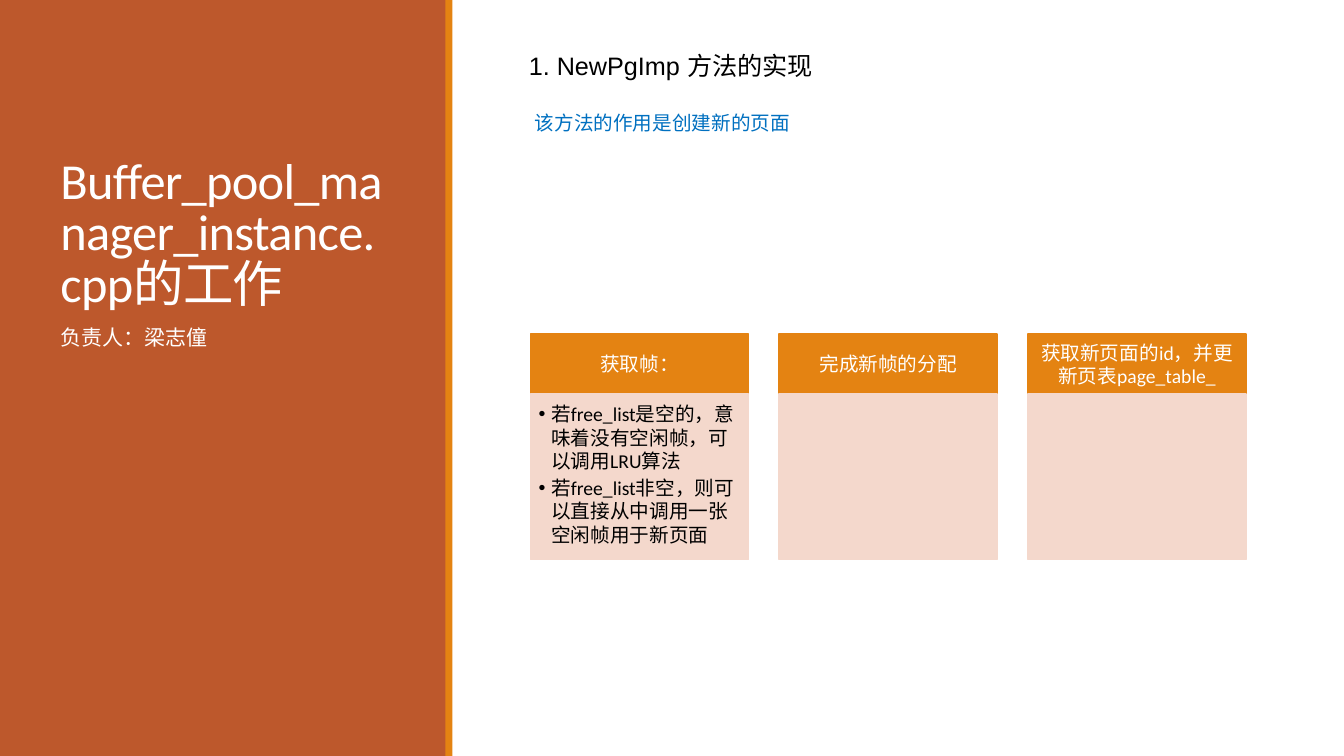
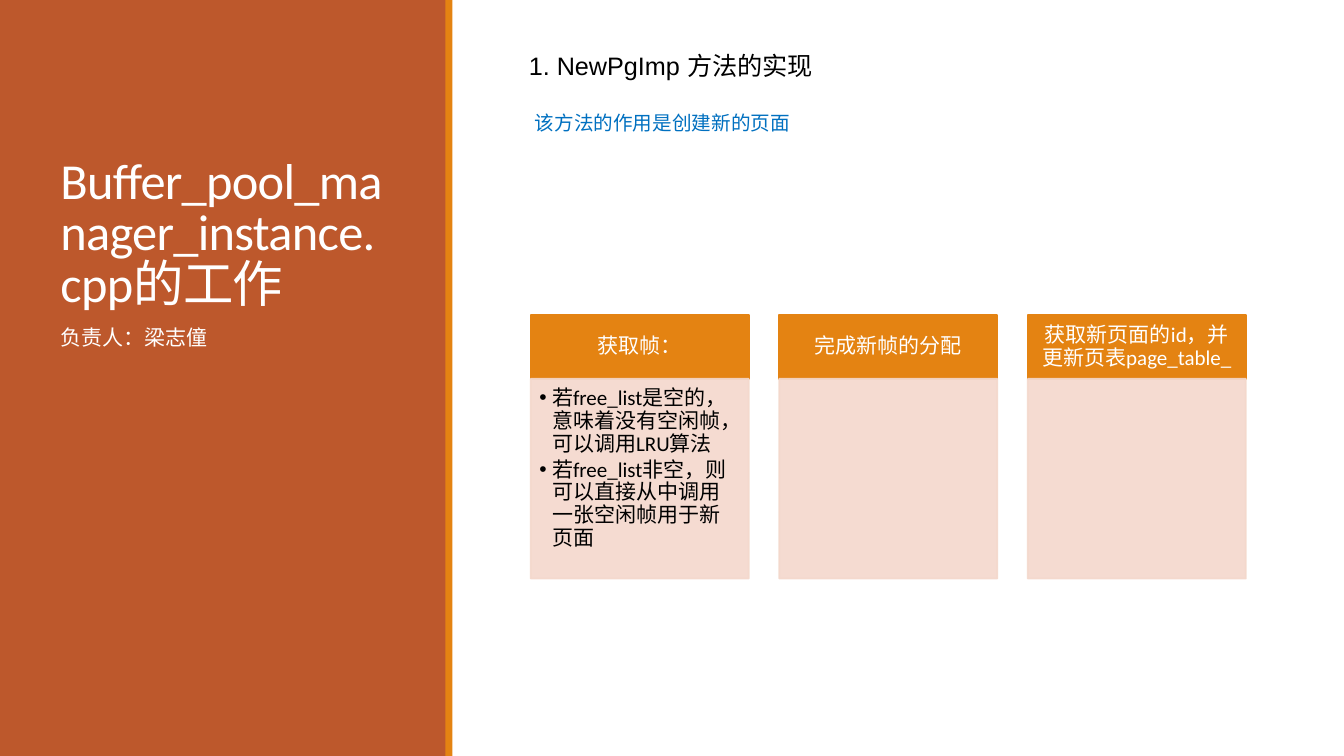
Before and after one commit to SDataBaseGroup/Database-lab, a slide deck: slide 10 of 缓冲区管理器与B+树的总ppt.pptx (slide 9 before the commit). Drawn at 1344x756 pixels with LibreOffice and Linux fonts; fonts in the diff are those of the drawing. Boxes give left, top, right and bottom in pixels: in the first picture for what was removed or moved away, otherwise in the second. Text is boxed around its words. In the diff, an @@ line names an element or a change of style, - is before the commit and + after.

```diff
--- a/缓冲区管理器与B+树的总ppt.pptx
+++ b/缓冲区管理器与B+树的总ppt.pptx
@@ text "获取帧：": place and size @@
-text "获取帧：" at (600,354,678,373)
+text "获取帧：" at (598,335,682,355)
@@ rectangle: place and size @@
-rectangle at (530,335,748,394)
+rectangle at (530,316,748,379)
@@ text "完成新帧的分配": place and size @@
-text "完成新帧的分配" at (819,354,956,373)
+text "完成新帧的分配" at (815,335,962,355)
@@ rectangle: place and size @@
-rectangle at (779,335,997,394)
+rectangle at (779,316,997,379)
@@ size 14 to 15 pt; line spacing 1 to 0.9 in 4 elements at (552,387,741,547), (598,335,682,355), (815,335,962,355), (1042,324,1231,369) @@
@@ text "获取新页面的id，并更新页表page_table_": place and size @@
-text "获取新页面的id，并更新页表page_table_" at (1041,343,1233,387)
+text "获取新页面的id，并更新页表page_table_" at (1042,324,1231,369)
@@ rectangle: place and size @@
-rectangle at (1028,335,1246,394)
+rectangle at (1028,316,1246,379)
@@ text "若free_list是空的，意味着没有空闲帧，可以调用LRU算法": place and size @@
-text "若free_list是空的，意味着没有空闲帧，可以调用LRU算法" at (551,404,734,544)
+text "若free_list是空的，意味着没有空闲帧，可以调用LRU算法" at (552,387,741,547)
@@ rectangle: place and size @@
-rectangle at (530,394,748,560)
+rectangle at (530,379,748,579)
@@ rectangle: place and size @@
-rectangle at (779,394,997,560)
+rectangle at (779,379,997,579)
@@ rectangle: place and size @@
-rectangle at (1028,394,1246,560)
+rectangle at (1028,379,1246,579)
```
Also in this commit, not shown: 6 other slides changed, 2 slides added.
